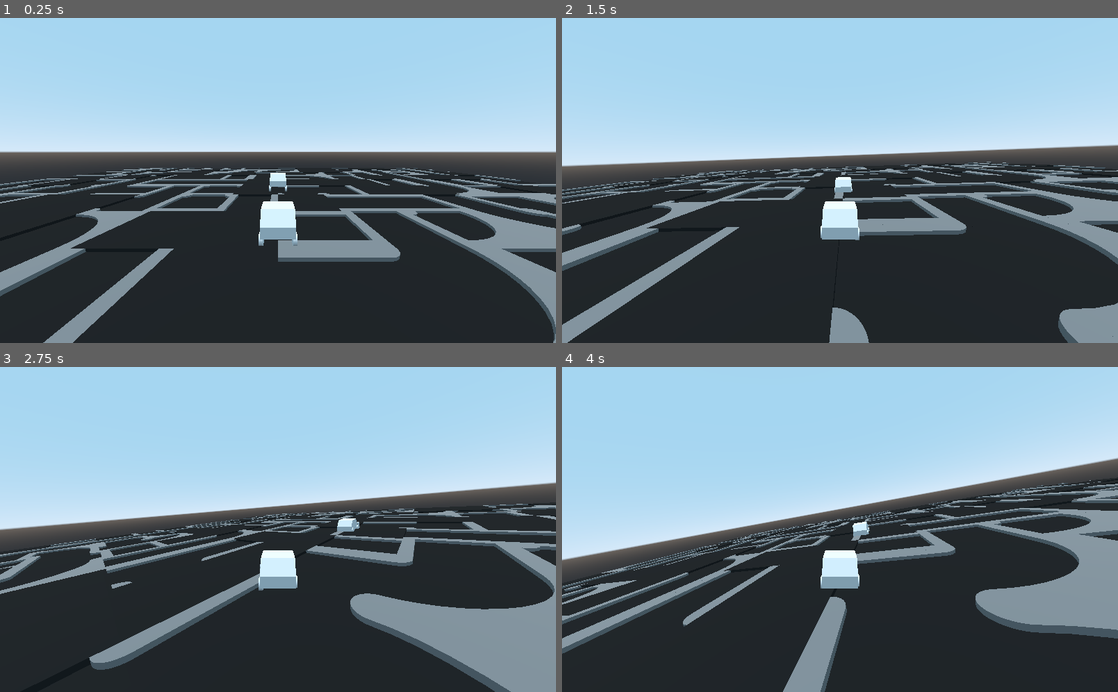
Above: before the commit, frames 1-4 (two rows, left to right).
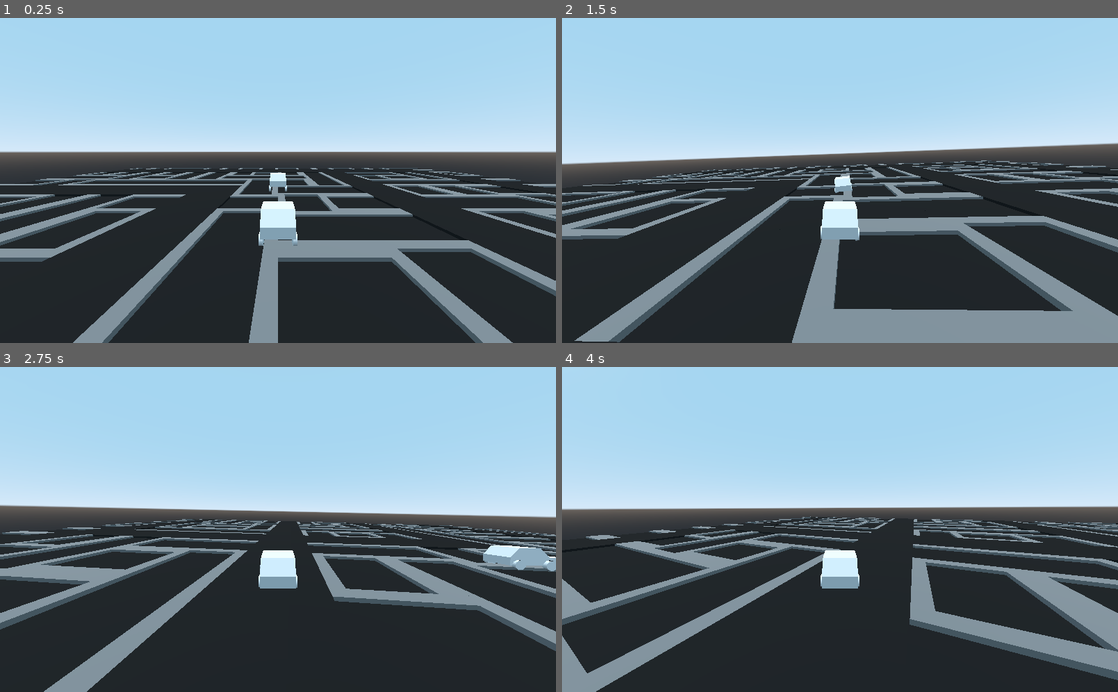
Above: after the commit, the same moments.

Repository: magnetenstad/tenstgamejam
Game: Godot game, scene res://Main.tscn
Two runs of this game, one before a commit and one after it. Both use one fixed random seed, a clock stepped at 60 frames per second and the inputs below.
Inputs:
- Up to frame 1 (0.25 s): no input
- Up to frame 2 (1.5 s): hold Right (ui_right) 0.53-1.28 s; hold Down (ui_down) from 1.28 s (still down)
- Up to frame 3 (2.75 s): release Down (ui_down) at 2.03 s; hold Right (ui_right) from 2.03 s (still down)
- Up to frame 4 (4 s): release Right (ui_right) at 2.78 s; hold Up (ui_up) 2.78-3.53 s; hold Left (ui_left) from 3.53 s (still down)

The runs differ from the first frame. In frame 1, 15% of the frame differs, in the area x 0-100%, y 46-100%; in frame 2, 20%; in frame 3, 27%; in frame 4, 31%, in the area x 0-100%, y 23-100%.

Commit message:
Read road map

Diff:
--- a/Map.gd
+++ b/Map.gd
@@ -8,16 +8,19 @@
 onready var mes3 = load("res://assets/Street_3.obj")
 onready var mat0 = load("res://assets/materials/asphalt.tres")
 onready var mat1 = load("res://assets/materials/curb.tres")
+onready var road_map = load("res://assets/road_map.png")
 
 var rng = RandomNumberGenerator.new()
 var tile_size = 7
 
-func generate_grid(w, h):
+func generate_binary_grid(w, h):
+	var data = road_map.get_data()
+	data.lock()
 	var grid = []
 	for x in range(w):
 		grid.append([])
 		for z in range(h):
-			grid[x].append(rng.randi_range(0, 3))
+			grid[x].append(data.get_pixel(x, z).gray())
 	return grid
 
 func generate_tiles(grid):
@@ -35,6 +38,6 @@
 
 func _ready():
 	#rng.randomize()
-	var grid = generate_grid(16, 16)
+	var grid = generate_binary_grid(16, 16)
 	generate_tiles(grid)
 	transform = transform.translated(Vector3(- 8 * tile_size, 0, - 8 * tile_size))
Not shown, added: assets/Street_0.obj.import
Binary file added: assets/road_map.png
Not shown, added: assets/road_map.png.import
